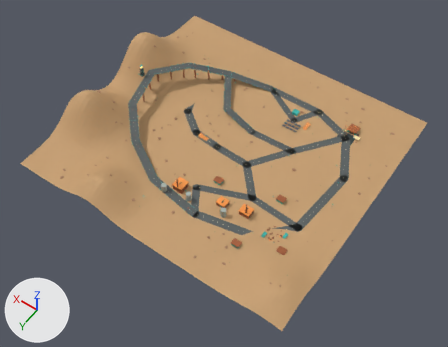
Renders of the glTF model spil/skrotstorm/modeller/oerken.glb from each side of a commit.
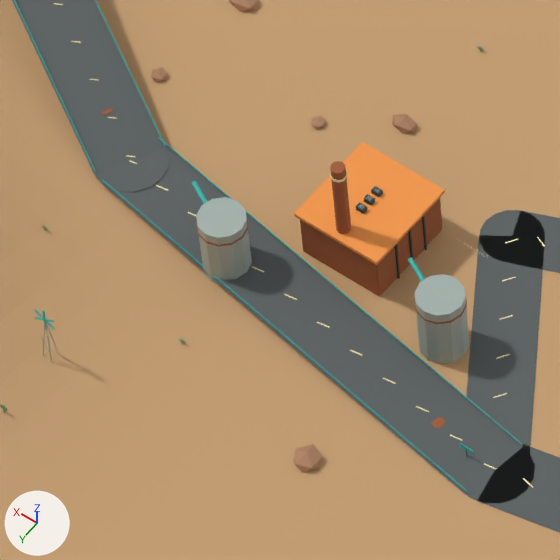
Each version is shown whole from a 50 mm camera at (-696.0, 1003.0, 1411.0) aimed at (-46.0, 93.0, -19.0), then close up on the part from 31% to 45% of the width and 46% to 64% of the height. Arrows for +X, +Y and +Z are at lower left; the lights stay in place. The older version's two pictures come first. Where no turn or scale is listed for an object, it has been applied to the vertices. Vertices at exactly the same position are counted once.

The first close-up shows 'Verden_Børstet stål', 'Verden_Gyldent sand', 'Verden_Orange emalje', 'Verden_Rust', 'Verden_Slidt asfalt', 'Verden_Terracotta klippe', 'Verden_Turkis emalje' and 4 more.
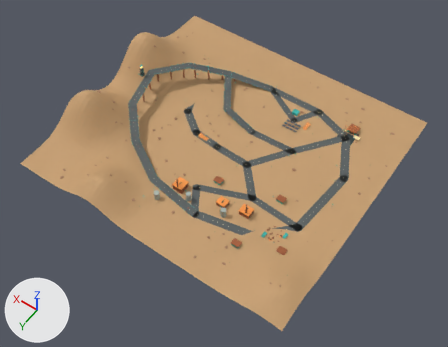
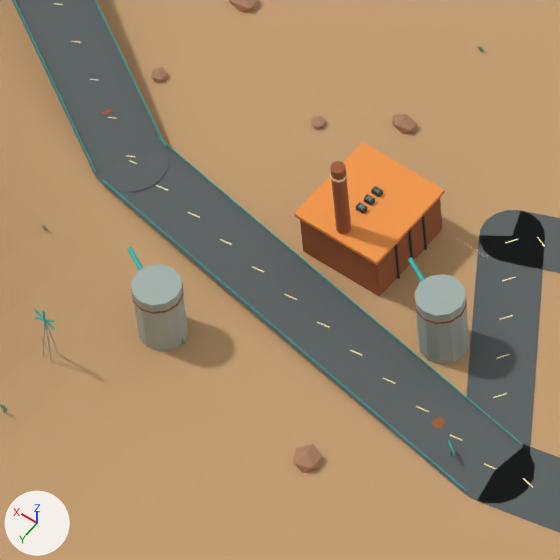
Boxes (x1, y1, x2, y2) around the edits, measured in the close-ups (560 x 560 px; the box of a moved part takes in the faces that stretch with it):
part 1 of me_cube_283, moved or reshaped
    before: (196, 197, 252, 285)
    after: (131, 264, 188, 351)
part 2 of me_cylinder_004, moved or reshaped
    before: (196, 215, 248, 247)
    after: (131, 284, 184, 314)
part 3 of me_cylinder_007, moved or reshaped
    before: (192, 181, 208, 204)
    after: (127, 247, 143, 271)
part 4 of me_cylinder_007, moved or reshaped
    before: (459, 443, 473, 455)
    after: (448, 440, 454, 456)

Edits to the bpy script that builds the scene:
```text
Change me_cube_283:
    where me_cube_283.from_pydata(...)  # 1136 vertices, 1904 faces; spans x -96.0..520.0, y -4.0..551.0, z -8.0..18.0
    used by ob_verden_børstet_stål; location = (-273.0, -235.0, 8.0)
    me_cube_283 part 1: the loose piece of 24 vertices spanning x 311.0..327.0, y 479.0..495.0, z -8.0..18.0 is moved by (0.0, 32.0, 0.0)
Change me_cylinder_004:
    used by ob_verden_rust; location = (-45.2, 261.2, 0.4)
    remove me_cylinder_004.from_pydata(...)  # 1336 vertices, 2340 faces; spans x -297.0..373.0, y -532.0..29.0, z 0.0..70.0
    add me_cylinder_004.from_pydata(...)  # 1336 vertices, 2340 faces; spans x -297.0..373.0, y -532.0..31.0, z 0.0..70.0
    me_cylinder_004 part 2: the loose piece of 24 vertices spanning x 83.0..100.0, y -18.0..-1.0, z 21.0..22.0 is moved by (0.0, 32.0, 0.0)
Change me_cylinder_007:
    used by ob_verden_turkis_emalje; location = (14.3, 264.4, 4.0)
    remove me_cylinder_007.from_pydata(...)  # 3689 vertices, 6713 faces; spans x -383.0..340.0, y -541.0..51.0, z -4.0..107.0
    add me_cylinder_007.from_pydata(...)  # 3881 vertices, 7097 faces; spans x -383.0..340.0, y -547.0..51.0, z -4.0..107.0
    me_cylinder_007 part 3: the loose piece of 16 vertices spanning x 31.0..52.0, y -23.0..-12.0, z 13.0..15.0 is moved by (0.0, 32.0, 0.0)
    me_cylinder_007 part 4: the loose piece of 8 vertices spanning x -77.0..-72.0, y 2.0, z 0.0..2.0 is turned 146.3 degrees about the z axis through its middle, then moved by (4.0, 3.0, 0.0)
    other edits to the shape of me_cylinder_007 do not show in these pictures
```
